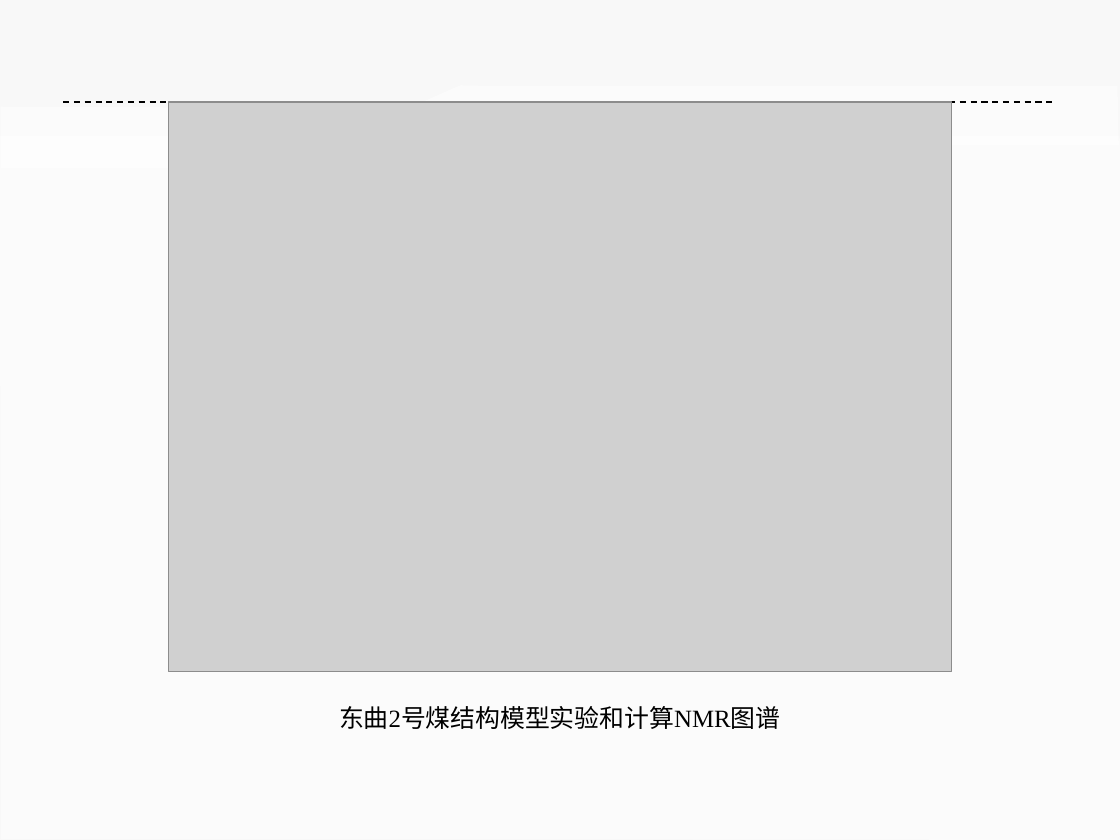
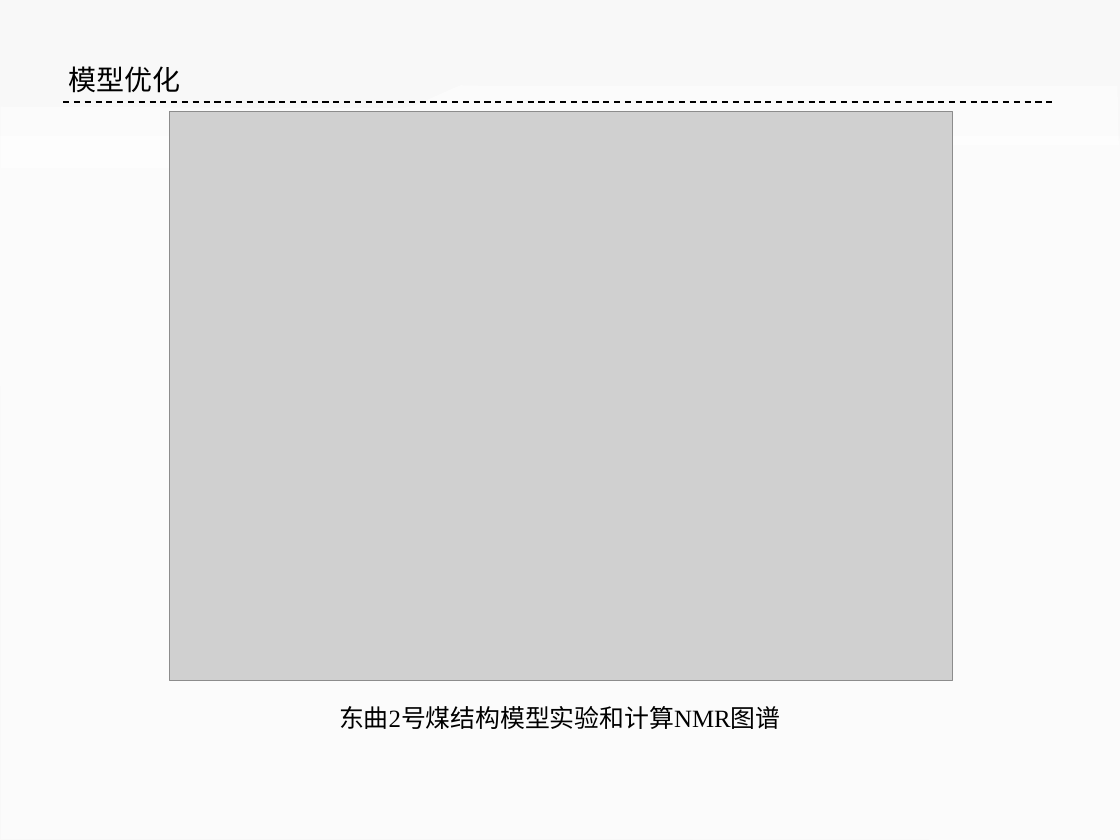
Before and after one commit to ilvcr/GraduationProject, a slide deck: slide 19 of ppt/yoghourtppt.pptx (slide 16 before the commit). Drawn at 1120x840 pixels with LibreOffice and Linux fonts; fonts in the diff are those of the drawing; grey boxes stand for pictures. Boxes give left, top, right and bottom in pixels: in the first picture for what was removed or moved away, otherwise in the second. Text is boxed around its words. In the diff, an @@ line names an element or a change of style, - is before the commit and + after.

```diff
--- a/ppt/yoghourtppt.pptx
+++ b/ppt/yoghourtppt.pptx
@@ text added at [68, 66, 180, 93], 18 pt, text #000000 @@
+模型优化
@@ picture: place and size @@
-picture at [168, 102, 952, 671]
+picture at [169, 111, 953, 680]
```
Also in this commit, not shown: 16 other slides changed, 30 slides added, 18 slides removed, 1 other file.
